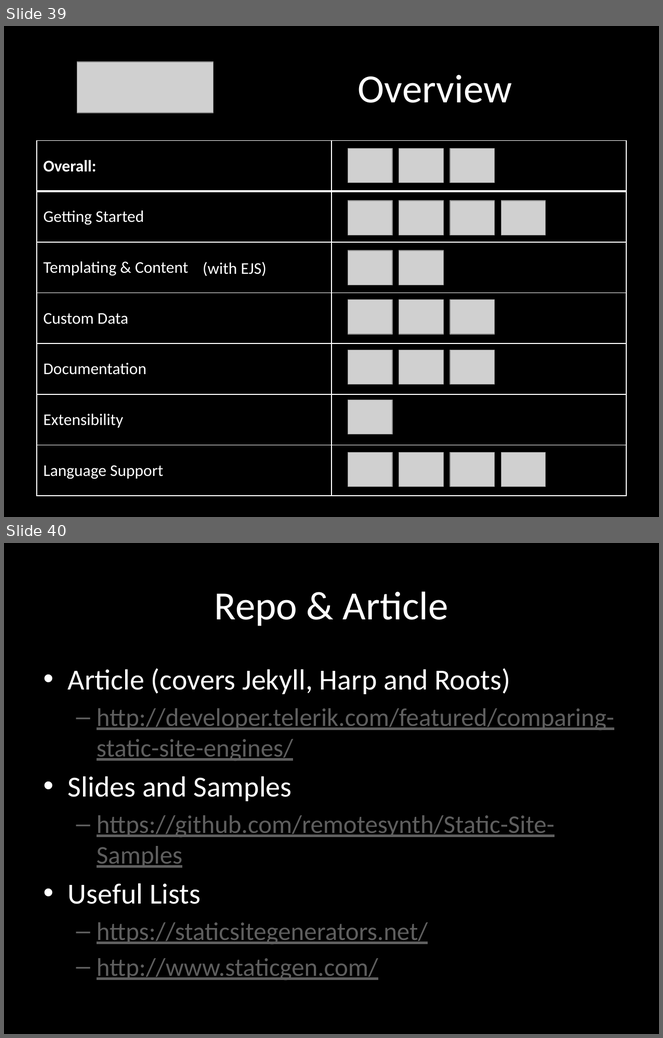
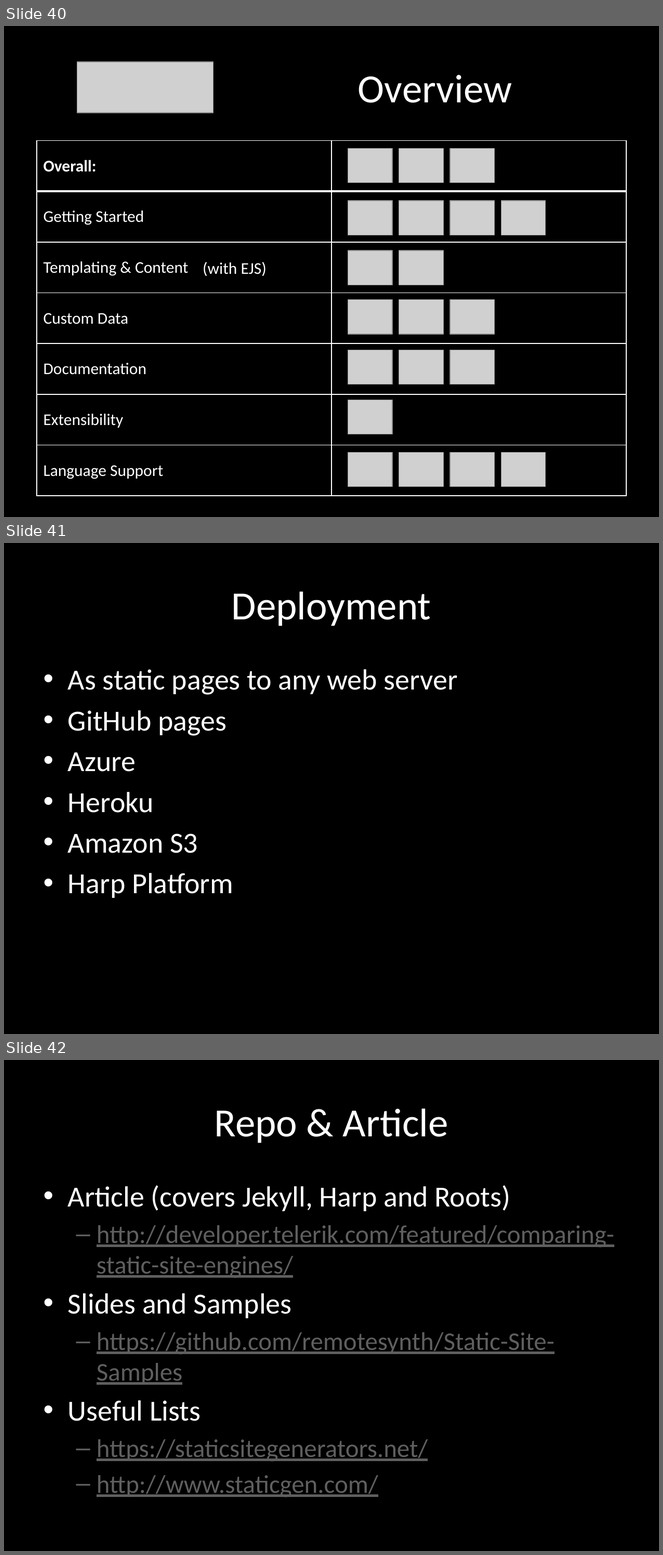
Before and after one commit to remotesynth/Static-Site-Samples, a slide deck: static-sites.pptx. Shown one above the other, each under a label of ours: slides 39 and 40 before the commit, slides 40, 41 and 42 after it. The pictures are 663x1038 and 663x1555 pixels, drawn with LibreOffice and Linux fonts; fonts in the diff are those of the drawing; grey boxes stand for pictures. Boxes give left, top, right and bottom in pixels: in the first picture for what was removed or moved away, otherwise in the second. Text is boxed around its words. In the diff, an @@ line names an element or a change of style, - is before the commit and + after.

```diff
--- a/static-sites.pptx
+++ b/static-sites.pptx
@@ slide 41 added at [4,543,659,1034], background #000000 @@
@@ title added at [232,591,431,626], 44 pt, text #FFFFFF @@
+Deployment
@@ text added at [68,669,458,898], 32 pt, text #FFFFFF @@
+• As static pages to any web server
+• GitHub pages
+• Azure
+• Heroku
+• Amazon S3
+• Harp Platform
@@ what was slide 39 is now slide 40 @@
@@ what was slide 40 is now slide 42 @@
```
Also in this commit, not shown: 1 other slide added.
